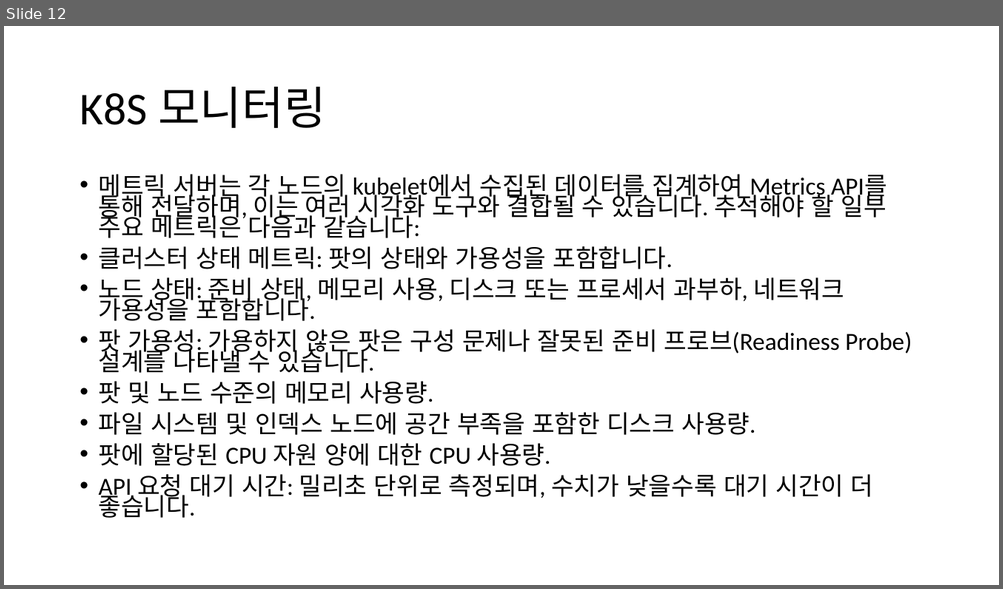
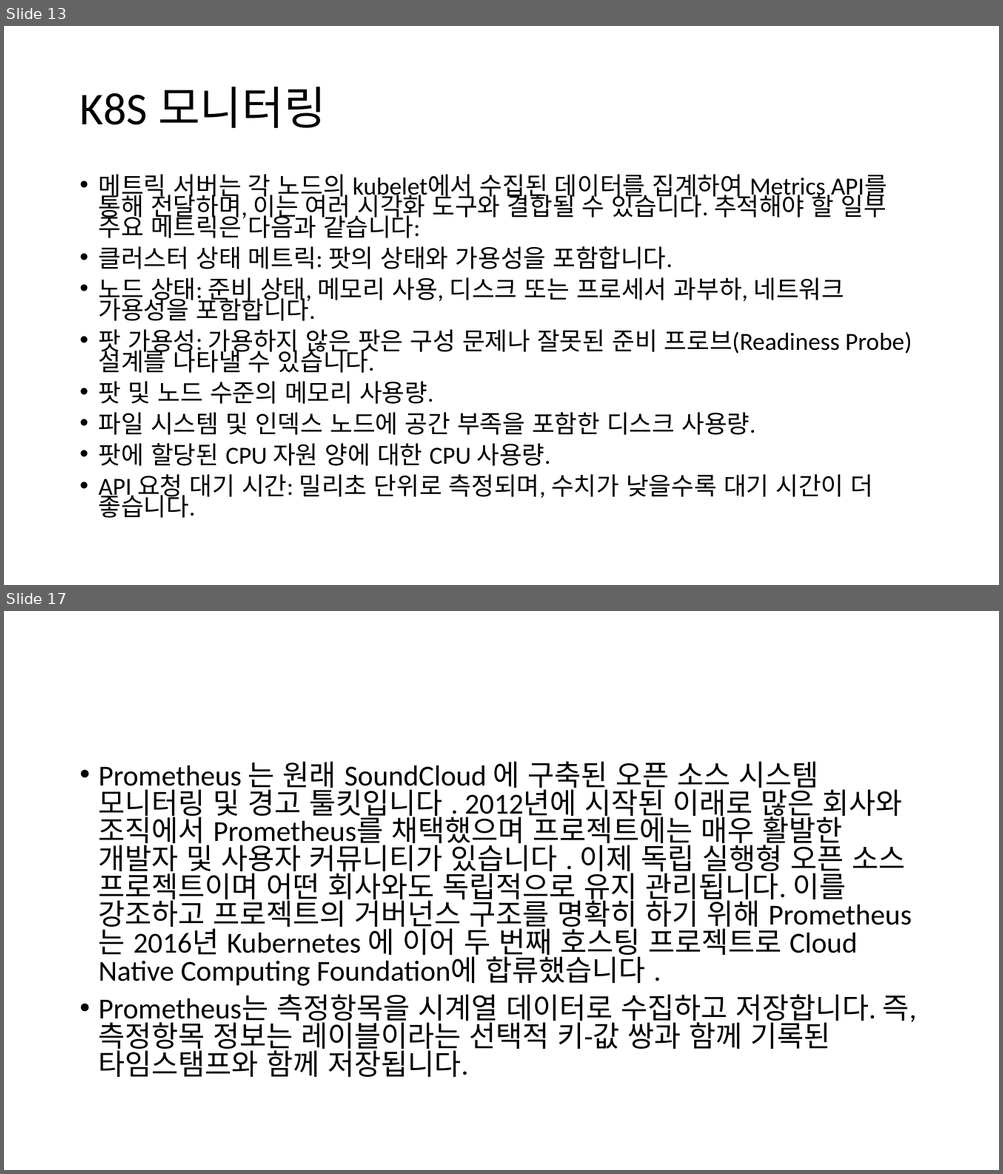
Before and after one commit to sangwonchoi/observability, a slide deck: Session PPT.pptx. Shown one above the other, each under a label of ours: slide 12 before the commit, slides 13 and 17 after it; the slides between them are not shown. The pictures are 1003x589 and 1003x1174 pixels, drawn with LibreOffice and Linux fonts; fonts in the diff are those of the drawing; background and template pictures are left out. Boxes give left, top, right and bottom in pixels: in the first picture for what was removed or moved away, otherwise in the second. Text is boxed around its words. In the diff, an @@ line names an element or a change of style, - is before the commit and + after.

```diff
--- a/Session PPT.pptx
+++ b/Session PPT.pptx
@@ slide 17 added at [4, 611, 999, 1170], background #FFFFFF @@
@@ text added at [99, 761, 916, 1077], 28 pt, text #000000 @@
+• Prometheus 는 원래 SoundCloud 에 구축된 오픈 소스 시스템 모니터링 및 경고 툴킷입니다 . 2012년에 시작된 이래로 많은 회사와 조직에서 Prometheus를 채택했으며 프로젝트에는 매우 활발한 개발자 및 사용자 커뮤니티가 있습니다 . 이제 독립 실행형 오픈 소스 프로젝트이며 어떤 회사와도 독립적으로 유지 관리됩니다. 이를 강조하고 프로젝트의 거버넌스 구조를 명확히 하기 위해 Prometheus는 2016년 Kubernetes 에 이어 두 번째 호스팅 프로젝트로 Cloud Native Computing Foundation에 합류했습니다 .
+• Prometheus는 측정항목을 시계열 데이터로 수집하고 저장합니다. 즉, 측정항목 정보는 레이블이라는 선택적 키-값 쌍과 함께 기록된 타임스탬프와 함께 저장됩니다.
@@ what was slide 12 is now slide 13 @@
```
Also in this commit, not shown: 2 slides changed, 15 other slides added, 1 slide removed, 3 other files.
